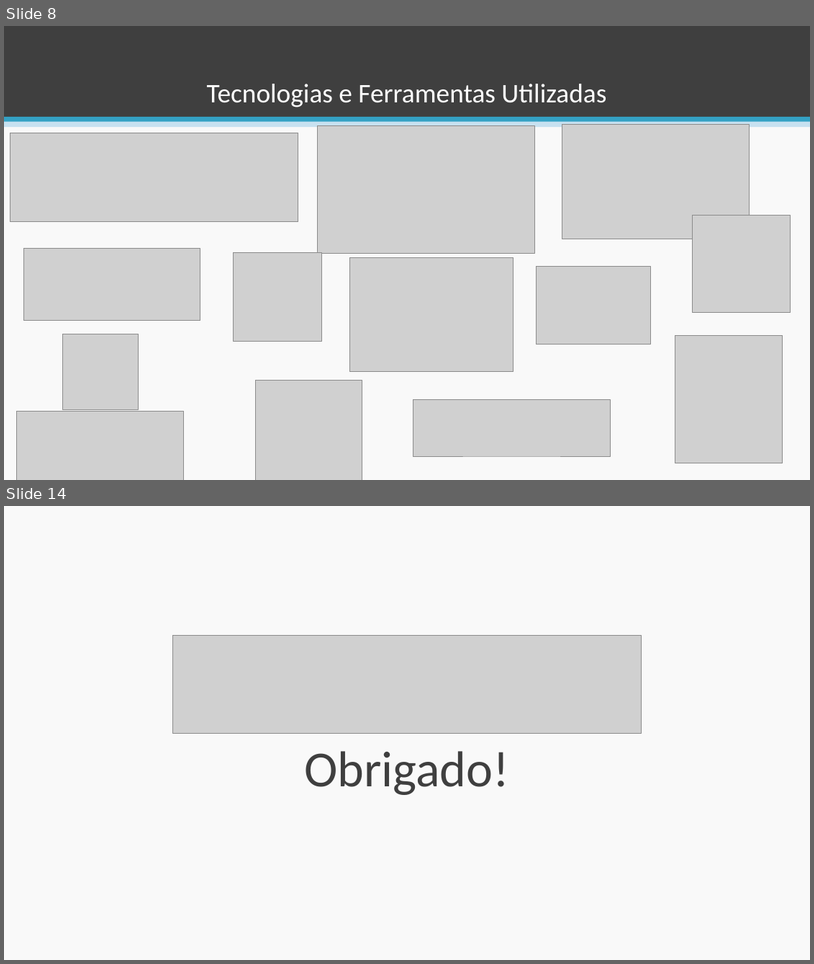
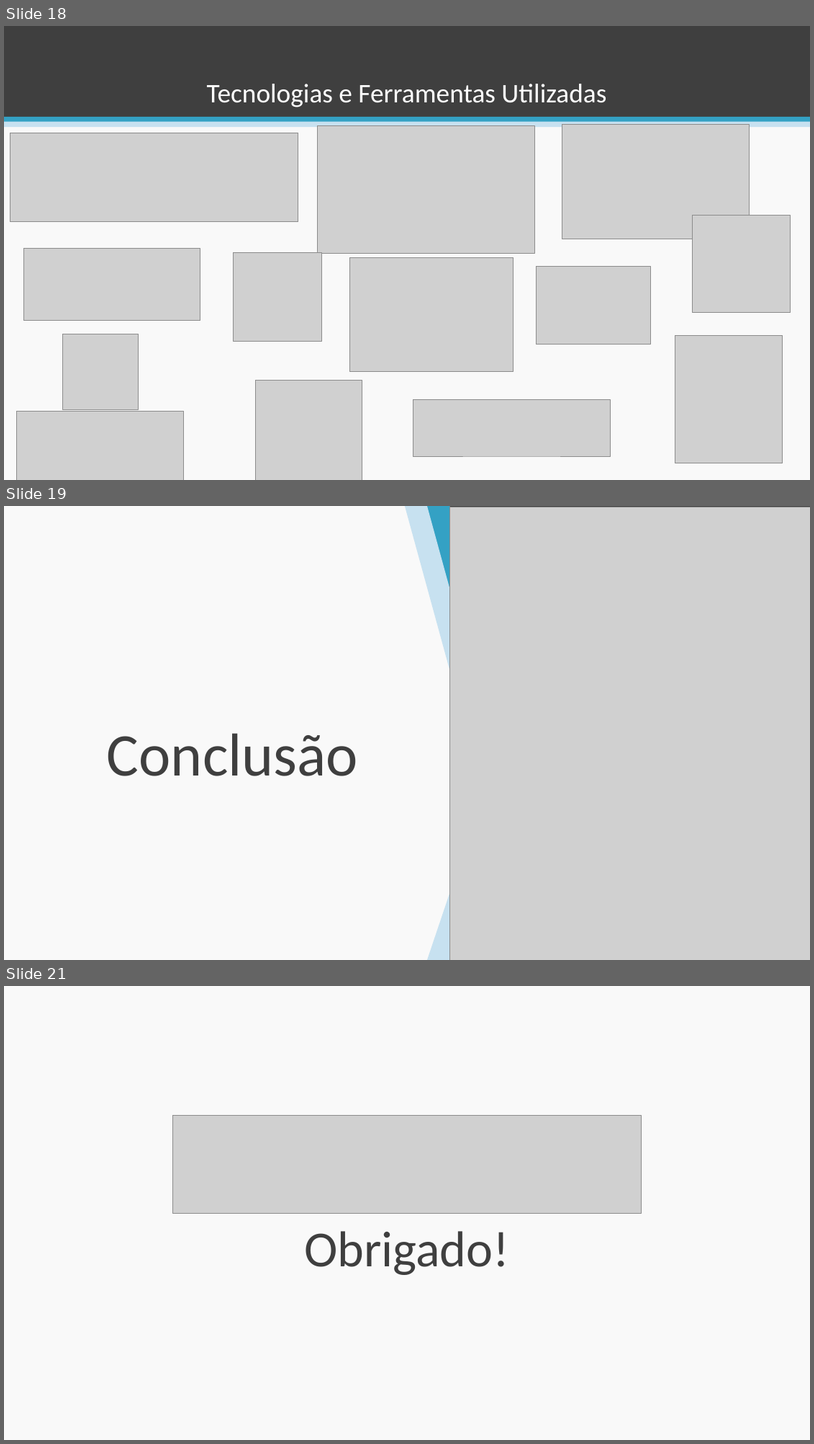
Before and after one commit to esteves-esta/TechHumi, a slide deck: documentacao/PowerPoint.pptx. Shown one above the other, each under a label of ours: slides 8 and 14 before the commit, slides 18, 19 and 21 after it; the slides between them are not shown. The pictures are 814x964 and 814x1444 pixels, drawn with LibreOffice and Linux fonts; fonts in the diff are those of the drawing; grey boxes stand for pictures; background and template pictures are left out. Boxes give left, top, right and bottom in pixels: in the first picture for what was removed or moved away, otherwise in the second. Text is boxed around its words. In the diff, an @@ line names an element or a change of style, - is before the commit and + after.

```diff
--- a/documentacao/PowerPoint.pptx
+++ b/documentacao/PowerPoint.pptx
@@ slide 19 added at (4,506,810,960), background #F9F9F9 @@
@@ freeform shape added at (405,506,506,960), fill #C7E1F0 @@
@@ freeform shape added at (418,506,528,960), fill #34A1C4 @@
@@ freeform shape added at (437,506,810,960), fill #3F3F3F @@
@@ picture added at (450,507,810,960) @@
@@ text added at (107,733,358,776), 72 pt, text #3F3F3F @@
+Conclusão
@@ what was slide 8 is now slide 18 @@
@@ what was slide 14 is now slide 21 @@
```
Also in this commit, not shown: 5 slides changed, 7 other slides added, 1 slide removed, 3 other files.
